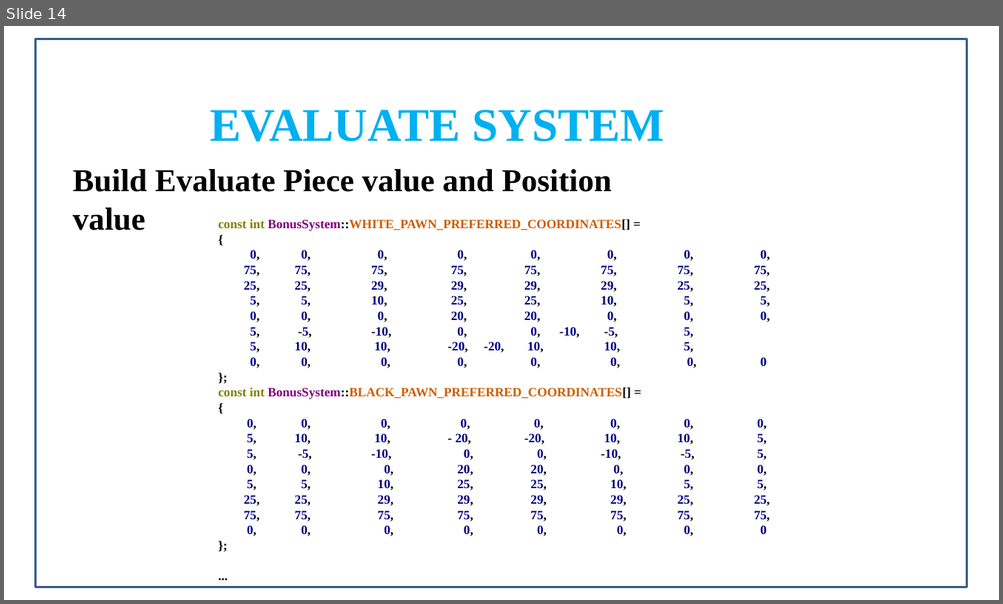
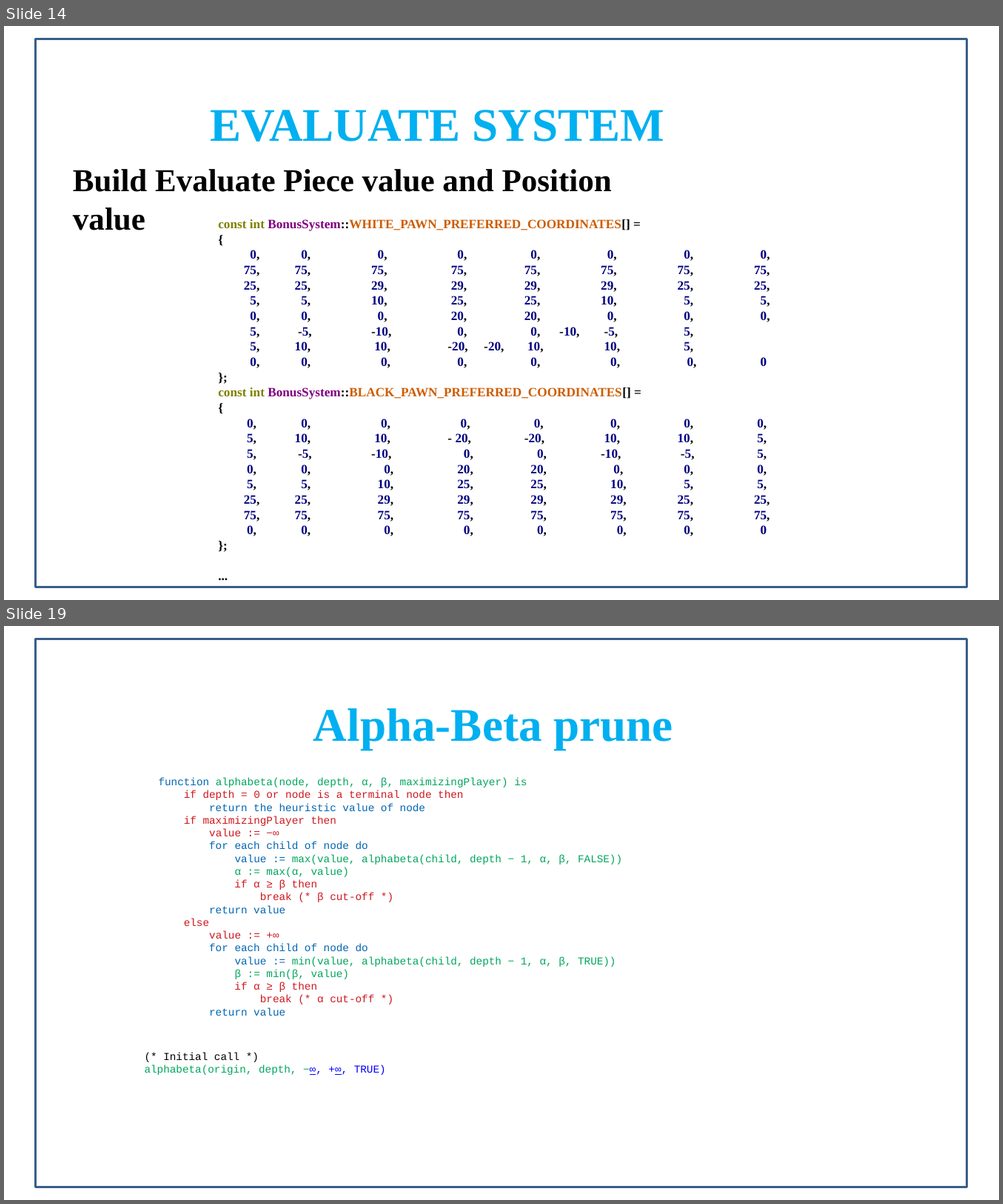
Before and after one commit to vduckute1812/AI, a slide deck: gameloft_present_chessgame.pptx. Shown one above the other, each under a label of ours: slide 14 before the commit, slides 14 and 19 after it; the slides between them are not shown. The pictures are 1003x604 and 1003x1204 pixels, drawn with LibreOffice and Linux fonts; fonts in the diff are those of the drawing; background and template pictures are left out. Boxes give left, top, right and bottom in pixels: in the first picture for what was removed or moved away, otherwise in the second. Text is boxed around its words. In the diff, an @@ line names an element or a change of style, - is before the commit and + after.

```diff
--- a/gameloft_present_chessgame.pptx
+++ b/gameloft_present_chessgame.pptx
@@ slide 19 added at box(4, 626, 999, 1200), background picture (left out) @@
@@ rectangle added at box(35, 639, 967, 1187), outline #395E89 2.01 pt @@
@@ text added at box(313, 708, 672, 750), 44 pt, text #00B0F0, bold @@
+Alpha-Beta prune
@@ text added at box(159, 778, 622, 1015), 10 pt, text #00A65D @@
+function alphabeta(node, depth, α, β, maximizingPlayer) is
+if depth = 0 or node is a terminal node then
+return the heuristic value of node
+if maximizingPlayer then
+value := −∞
+for each child of node do
+value := max(value, alphabeta(child, depth − 1, α, β, FALSE))
+α := max(α, value)
+if α ≥ β then
+break (* β cut-off *)
+return value
+else
+value := +∞
+for each child of node do
+value := min(value, alphabeta(child, depth − 1, α, β, TRUE))
+β := min(β, value)
+if α ≥ β then
+break (* α cut-off *)
+return value
@@ text added at box(145, 1052, 386, 1074), 10 pt, text #00A65D @@
+(* Initial call *)
+alphabeta(origin, depth, −∞, +∞, TRUE)
```
Also in this commit, not shown: 3 slides changed, 7 other slides added, 3 slides removed, 2 other files.
